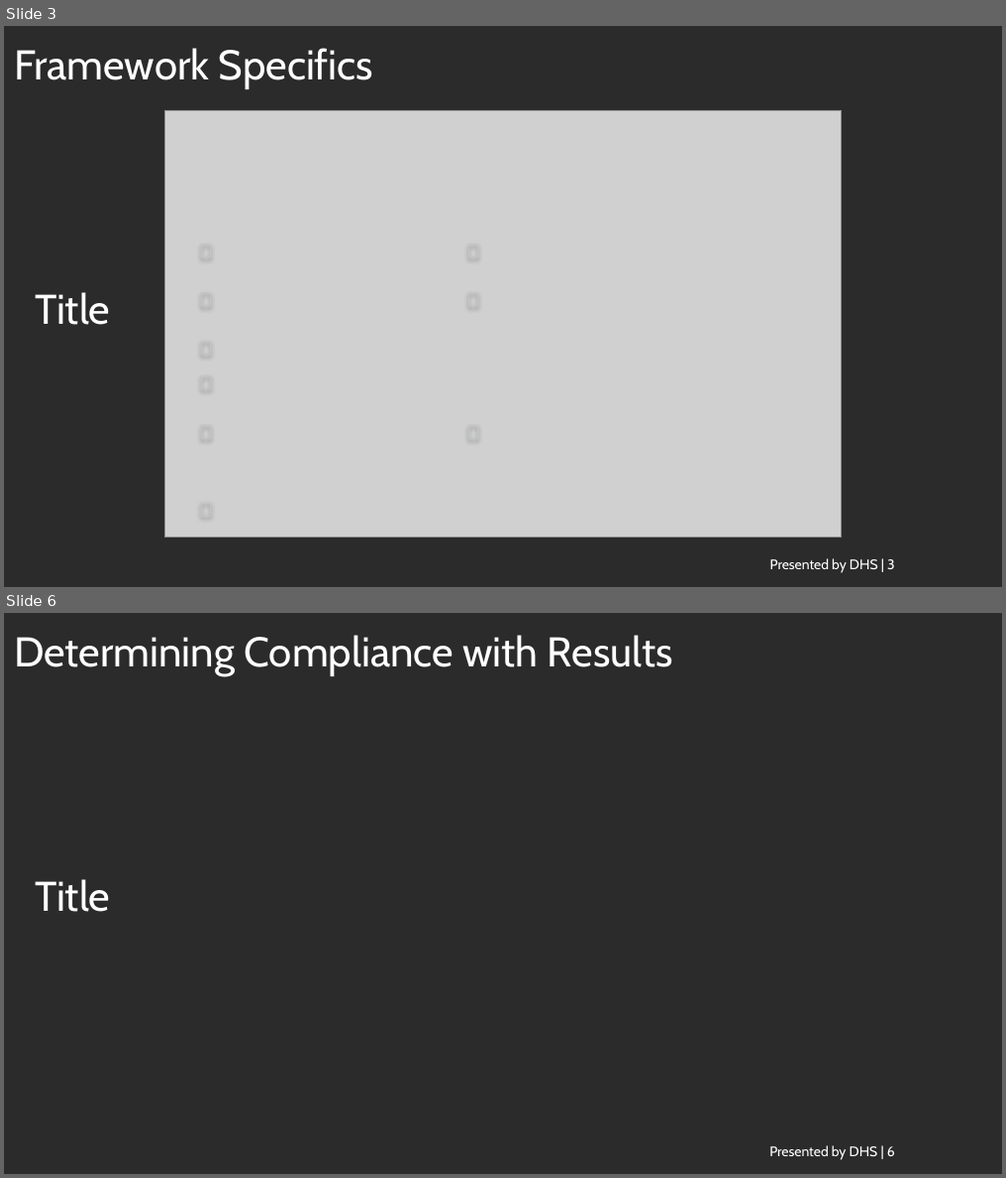
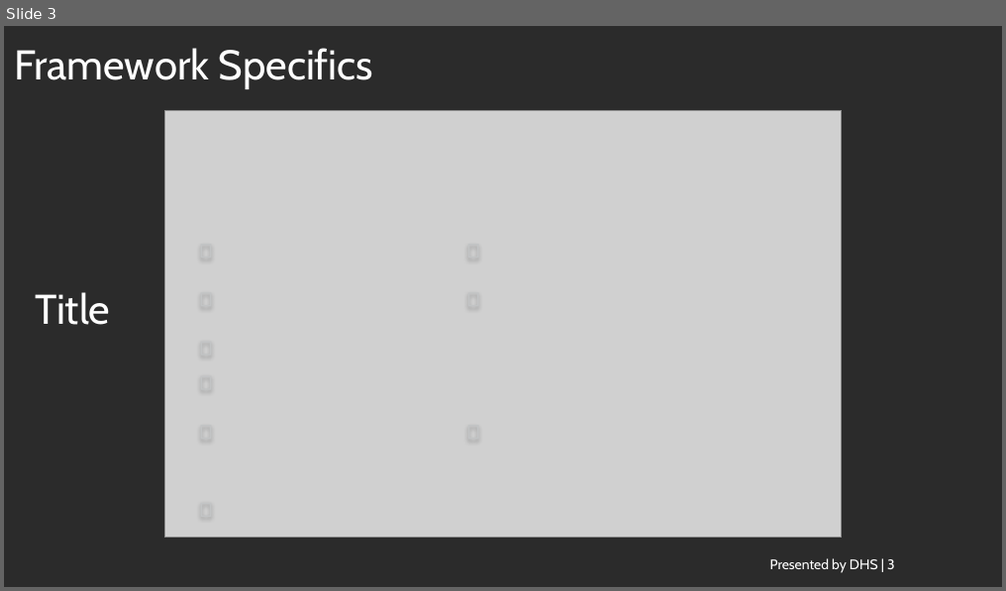
Before and after one commit to ethanmoscot/gao-ai, a slide deck: doc/gao_ai_proposal.pptx. Shown one above the other, each under a label of ours: slides 3 and 6 before the commit, slide 3 after it; the slides between them are not shown. The pictures are 1006x1178 and 1006x591 pixels, drawn with LibreOffice and Linux fonts; fonts in the diff are those of the drawing; grey boxes stand for pictures; background and template pictures are left out; a plain dark background stands for a picture behind light text. Boxes give left, top, right and bottom in pixels: in the first picture for what was removed or moved away, otherwise in the second. Text is boxed around its words. In the diff, an @@ line names an element or a change of style, - is before the commit and + after.

```diff
--- a/doc/gao_ai_proposal.pptx
+++ b/doc/gao_ai_proposal.pptx
@@ slide 6 removed at [4,613,1002,1174], background picture (left out); not listed: 1 template element that a slide beside it also shows @@
@@ title removed at [14,635,673,676] @@
-Determining Compliance with Results
@@ text removed at [769,1146,895,1160] @@
-Presented by DHS | 6
```
Also in this commit, not shown: 3 slides changed, 4 slides added, 3 other slides removed.
